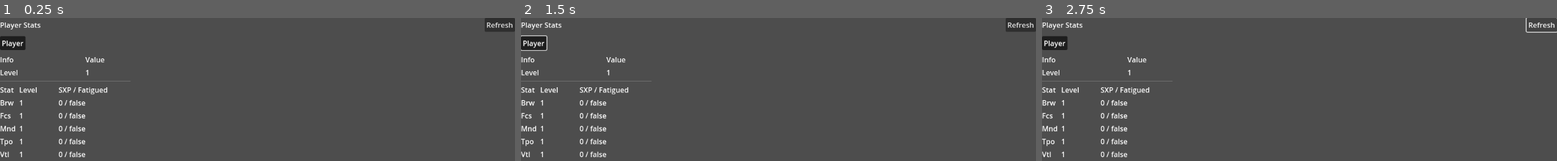
Above: before the commit, frames 1-3 (left to right).
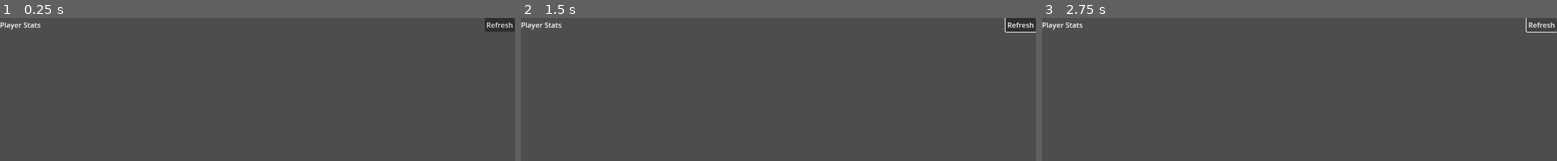
Above: after the commit, the same moments.

Repository: Cristal-Lucina/Psyokin
Game: Godot game, scene res://scenes/main_menu/panels/StatsPanel.tscn
Same seed, same stepped clock (60 frames per second), same inputs: the game is played once before the commit and once after it. This scene is started directly instead of the project's main scene.
Inputs (mouse positions are in pixels of both pictures, inside the frame that each line leads up to):
- Up to frame 1 (0.25 s): no input
- Up to frame 2 (1.5 s): click "Refresh" at 0.5 s; click (531, 43) at 1.25 s, where only the run before the commit has a clickable "Player"
- Up to frame 3 (2.75 s): click "Refresh" at 2 s

The runs differ from the first frame. In frame 1, 2.0% of the frame differs, in the area x 0-26%, y 12-98%; in frame 2, 2.1%, in the area x 0-100%, y 0-98%; in frame 3, 2.0%.
Error after the commit: Parse Error: Cannot infer the type of "normalized" variable because the value doesn't have a set type. (res://scripts/main_menu/panels/StatsPanel.gd:450)

Commit message:
Add pentagon radar chart visualization to StatsPanel
- Created interactive pentagon radar chart showing 5 stats (BRW, MND, TPO, VTL, FCS)
- Chart features:
  * 10 concentric pentagon layers forming a grid
  * Axis lines from center to each vertex
  * Stat labels at each corner
  * Light blue filled polygon showing stat values (normalized 0-10)
  * Brighter blue outline for stat polygon
- Chart updates automatically when stats change or switching party members
- Positioned between member selector and stat list
- 300x300px chart centered in panel

🤖 Generated with [Claude Code](https://claude.com/claude-code)

Co-Authored-By: Claude <noreply@anthropic.com>

Diff:
--- a/scripts/main_menu/panels/StatsPanel.gd
+++ b/scripts/main_menu/panels/StatsPanel.gd
@@ -23,6 +23,9 @@
 @onready var _refresh    : Button        = %RefreshBtn
 @onready var _title      : Label         = %Title
 @onready var _member_bar : HBoxContainer = %MemberBar
+
+# Radar chart for stat visualization
+var _radar_chart : Control = null
 
 var _stats : Node = null
 var _cal   : Node = null
@@ -63,6 +66,9 @@
 	for n in get_tree().root.get_children():
 		if n.has_signal("creation_applied") and not n.is_connected("creation_applied", Callable(self, "_rebuild_all")):
 			n.connect("creation_applied", Callable(self, "_rebuild_all"))
+
+	# Create and add radar chart
+	_create_radar_chart()
 
 	# build
 	_rebuild_member_bar()
@@ -121,6 +127,10 @@
 func _rebuild_list_only() -> void:
 	for c in _list.get_children():
 		c.queue_free()
+
+	# Redraw radar chart with updated stats
+	if _radar_chart:
+		_radar_chart.queue_redraw()
 
 	var is_hero := (_current_id == "hero")
 	var data := ( _get_stats_for_hero() if is_hero else _get_stats_for_member(_current_id) )
@@ -367,3 +377,102 @@
 func _add_spacer_row() -> void:
 	var sep := HSeparator.new()
 	_list.add_child(sep)
+
+# ---------- Radar Chart ----------
+func _create_radar_chart() -> void:
+	_radar_chart = Control.new()
+	_radar_chart.custom_minimum_size = Vector2(300, 300)
+	_radar_chart.size_flags_horizontal = Control.SIZE_SHRINK_CENTER
+	_radar_chart.set_process(false)  # No need for _process, we'll redraw manually
+
+	# Insert chart after MemberBar, before Scroll
+	var member_bar_idx := _member_bar.get_index()
+	_root_vb.add_child(_radar_chart)
+	_root_vb.move_child(_radar_chart, member_bar_idx + 1)
+
+	# Connect draw callback
+	_radar_chart.draw.connect(_on_radar_draw)
+
+func _on_radar_draw() -> void:
+	if _radar_chart == null:
+		return
+
+	# Get current member stats
+	var is_hero := (_current_id == "hero")
+	var data := (_get_stats_for_hero() if is_hero else _get_stats_for_member(_current_id))
+
+	# Extract stat levels in order: BRW, MND, TPO, VTL, FCS
+	var stat_levels: Array[float] = []
+	for key in STATS_KEYS:
+		var entry_v: Variant = data.get(key)
+		var level: float = 0.0
+		if typeof(entry_v) == TYPE_DICTIONARY:
+			level = float((entry_v as Dictionary).get("level", (entry_v as Dictionary).get("lvl", 0)))
+		elif typeof(entry_v) in [TYPE_INT, TYPE_FLOAT]:
+			level = float(entry_v)
+		stat_levels.append(level)
+
+	_draw_pentagon_radar(_radar_chart, stat_levels)
+
+func _draw_pentagon_radar(control: Control, stat_levels: Array[float]) -> void:
+	var size := control.size
+	var center := size / 2.0
+	var max_radius: float = min(size.x, size.y) / 2.0 - 20.0  # Padding
+
+	# Draw 10 concentric pentagons (grid layers)
+	for layer in range(1, 11):
+		var radius := max_radius * (float(layer) / 10.0)
+		var points := _get_pentagon_points(center, radius)
+		var color := Color(0.3, 0.3, 0.3, 0.3)  # Dark gray for grid
+		_draw_pentagon_outline(control, points, color, 1.0)
+
+	# Draw axis lines from center to each vertex
+	for i in range(5):
+		var angle := -PI / 2.0 + (TAU / 5.0) * float(i)  # Start from top
+		var end_point := center + Vector2(cos(angle), sin(angle)) * max_radius
+		control.draw_line(center, end_point, Color(0.4, 0.4, 0.4, 0.5), 1.0)
+
+	# Draw stat labels at each point
+	var label_names: Array[String] = ["BRW", "MND", "TPO", "VTL", "FCS"]
+	for i in range(5):
+		var angle := -PI / 2.0 + (TAU / 5.0) * float(i)
+		var label_pos := center + Vector2(cos(angle), sin(angle)) * (max_radius + 15.0)
+		# Offset label based on position so it doesn't overlap
+		label_pos.x -= 15.0  # Rough centering
+		label_pos.y -= 5.0
+		control.draw_string(ThemeDB.fallback_font, label_pos, label_names[i],
+							HORIZONTAL_ALIGNMENT_CENTER, -1, 12, Color.WHITE)
+
+	# Calculate stat polygon points (normalized to 0-10 range)
+	var stat_points: PackedVector2Array = PackedVector2Array()
+	for i in range(5):
+		var stat_level := clamp(stat_levels[i], 0.0, 10.0)
+		var normalized := stat_level / 10.0  # Normalize to 0-1
+		var angle := -PI / 2.0 + (TAU / 5.0) * float(i)
+		var point := center + Vector2(cos(angle), sin(angle)) * max_radius * normalized
+		stat_points.append(point)
+
+	# Draw filled stat polygon (light blue)
+	if stat_points.size() >= 3:
+		control.draw_colored_polygon(stat_points, Color(0.3, 0.6, 1.0, 0.4))
+
+	# Draw stat polygon outline (brighter blue)
+	if stat_points.size() >= 2:
+		for i in range(stat_points.size()):
+			var start := stat_points[i]
+			var end := stat_points[(i + 1) % stat_points.size()]
+			control.draw_line(start, end, Color(0.4, 0.7, 1.0, 0.8), 2.0)
+
+func _get_pentagon_points(center: Vector2, radius: float) -> PackedVector2Array:
+	var points := PackedVector2Array()
+	for i in range(5):
+		var angle := -PI / 2.0 + (TAU / 5.0) * float(i)  # Start from top
+		var point := center + Vector2(cos(angle), sin(angle)) * radius
+		points.append(point)
+	return points
+
+func _draw_pentagon_outline(control: Control, points: PackedVector2Array, color: Color, width: float) -> void:
+	for i in range(points.size()):
+		var start := points[i]
+		var end := points[(i + 1) % points.size()]
+		control.draw_line(start, end, color, width)
